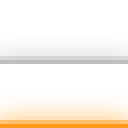
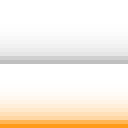
Layer changes from the first w=128, h=128 image to the second:
painted on "#0", masked it over [0, 32, 128, 60]
painted on "#1", masked it over [0, 88, 128, 124]
